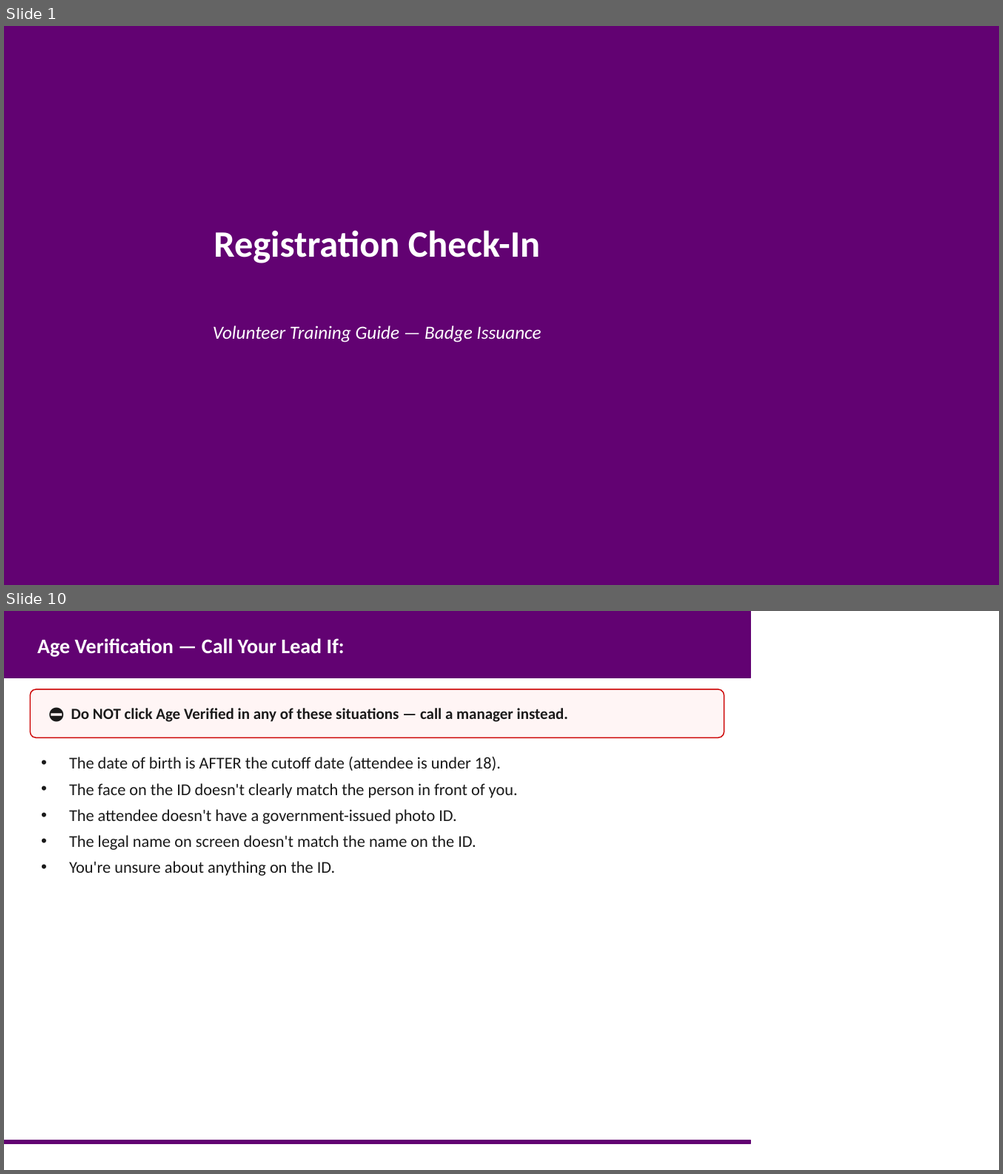
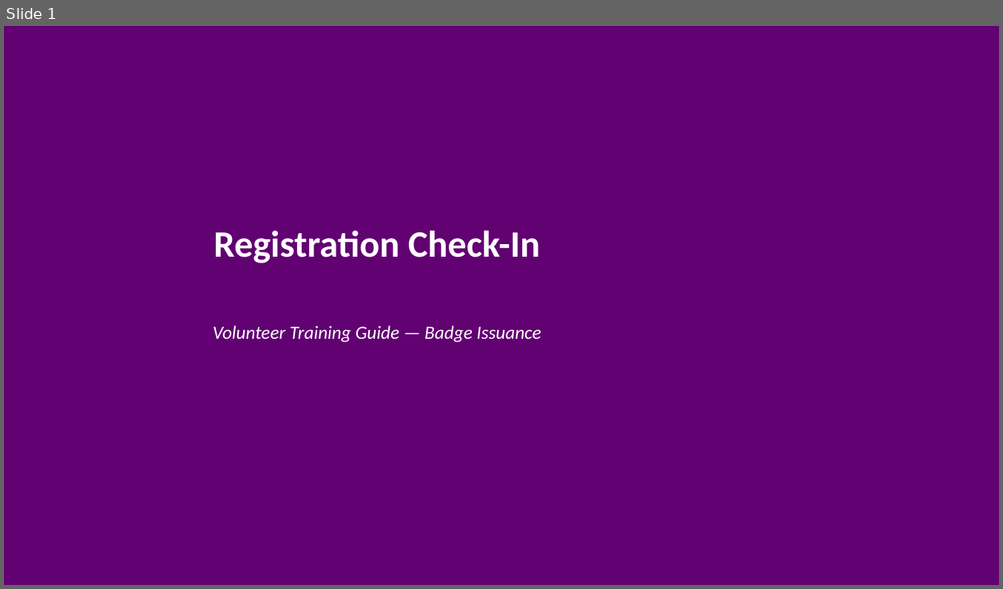
Before and after one commit to marks-lolcode/reg-plugin, a slide deck: TRAINING/reg-checkin.pptx. Shown one above the other, each under a label of ours: slides 1 and 10 before the commit, slide 1 after it; the slides between them are not shown. The pictures are 1003x1174 and 1003x589 pixels, drawn with LibreOffice and Linux fonts; fonts in the diff are those of the drawing. Boxes give left, top, right and bottom in pixels: in the first picture for what was removed or moved away, otherwise in the second. Text is boxed around its words. In the diff, an @@ line names an element or a change of style, - is before the commit and + after.

```diff
--- a/TRAINING/reg-checkin.pptx
+++ b/TRAINING/reg-checkin.pptx
@@ slide 10 removed at [4, 611, 999, 1170], background #FFFFFF @@
@@ rectangle removed at [4, 611, 750, 678] @@
@@ text removed at [37, 638, 344, 657] @@
-Age Verification — Call Your Lead If:
@@ rounded rectangle removed at [30, 689, 724, 738] @@
@@ text removed at [71, 708, 568, 722] @@
-⛔ Do NOT click Age Verified in any of these situations — call a manager instead.
@@ text removed at [69, 757, 518, 876] @@
-• The date of birth is AFTER the cutoff date (attendee is under 18).
-• The face on the ID doesn't clearly match the person in front of you.
-• The attendee doesn't have a government-issued photo ID.
-• The legal name on screen doesn't match the name on the ID.
-• You're unsure about anything on the ID.
@@ rectangle removed at [4, 1141, 750, 1145] @@
```
Also in this commit, not shown: 2 slides changed, 4 slides added, 9 other slides removed, 7 other files.
